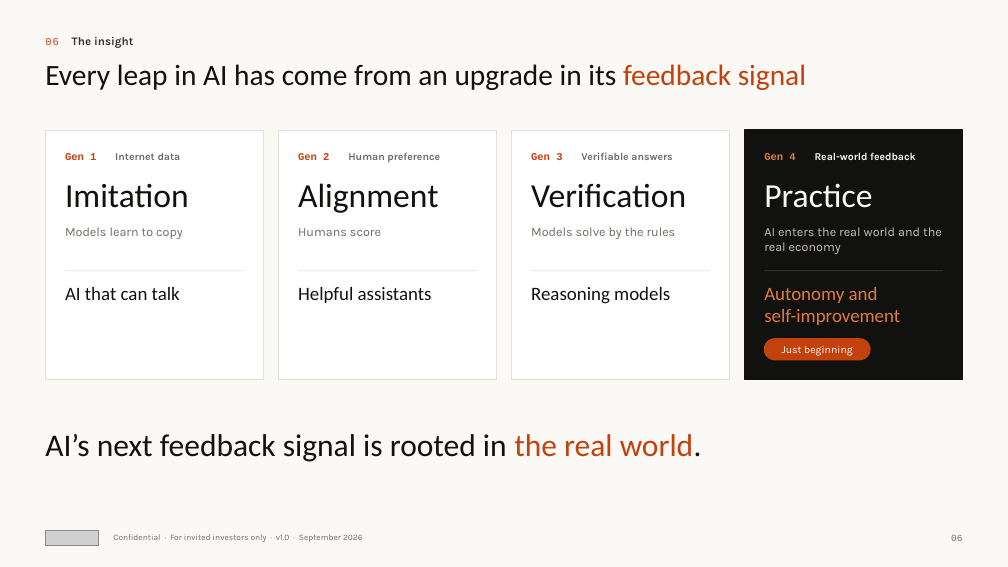
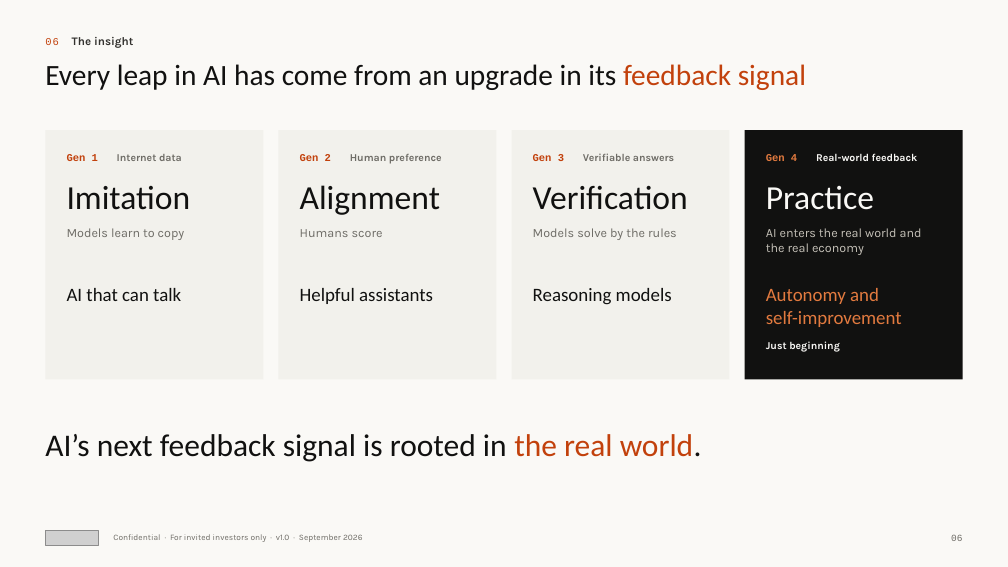
Before and after one commit to wangchen0802/Delta1, a slide deck: slide 6 of SimReal-Seed-Deck-EN.pptx. Drawn at 1008x567 pixels with LibreOffice and Linux fonts; fonts in the diff are those of the drawing; grey boxes stand for pictures. Boxes give left, top, right and bottom in pixels: in the first picture for what was removed or moved away, otherwise in the second. Text is boxed around its words. In the diff, an @@ line names an element or a change of style, - is before the commit and + after.

```diff
--- a/SimReal-Seed-Deck-EN.pptx
+++ b/SimReal-Seed-Deck-EN.pptx
@@ fill #FFFFFF to #F2F1EC; outline #E2E0DA 0.75 pt to none in 3 elements at box(45, 130, 263, 380), box(278, 130, 496, 380), box(512, 130, 730, 380) @@
@@ rectangle at box(745, 130, 963, 380): outline #111110 1 pt to none @@
@@ text "AI enters the real world ..." rewrapped from box(764, 227, 942, 254) to box(766, 228, 922, 255) @@
@@ line removed from (65, 271) to (243, 271) @@
@@ line removed from (298, 271) to (477, 271) @@
@@ line removed from (532, 271) to (710, 271) @@
@@ line removed from (765, 271) to (943, 271) @@
@@ rounded rectangle removed at box(765, 339, 870, 360) @@
@@ text "Just beginning" at box(766, 341, 840, 352): bold on; alignment centre to left; vertical alignment middle to top @@
```
Also in this commit, not shown: 16 other slides changed, 4 other files.
